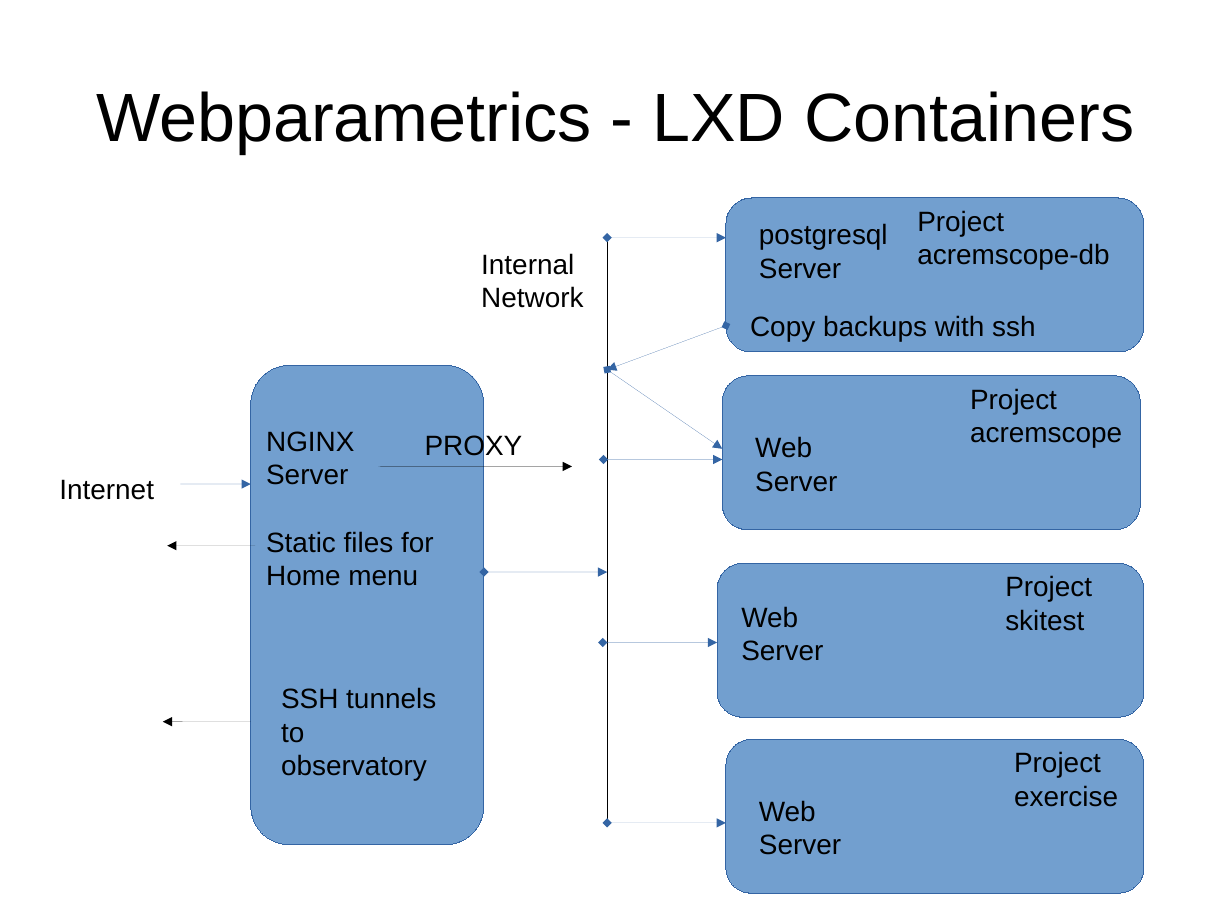
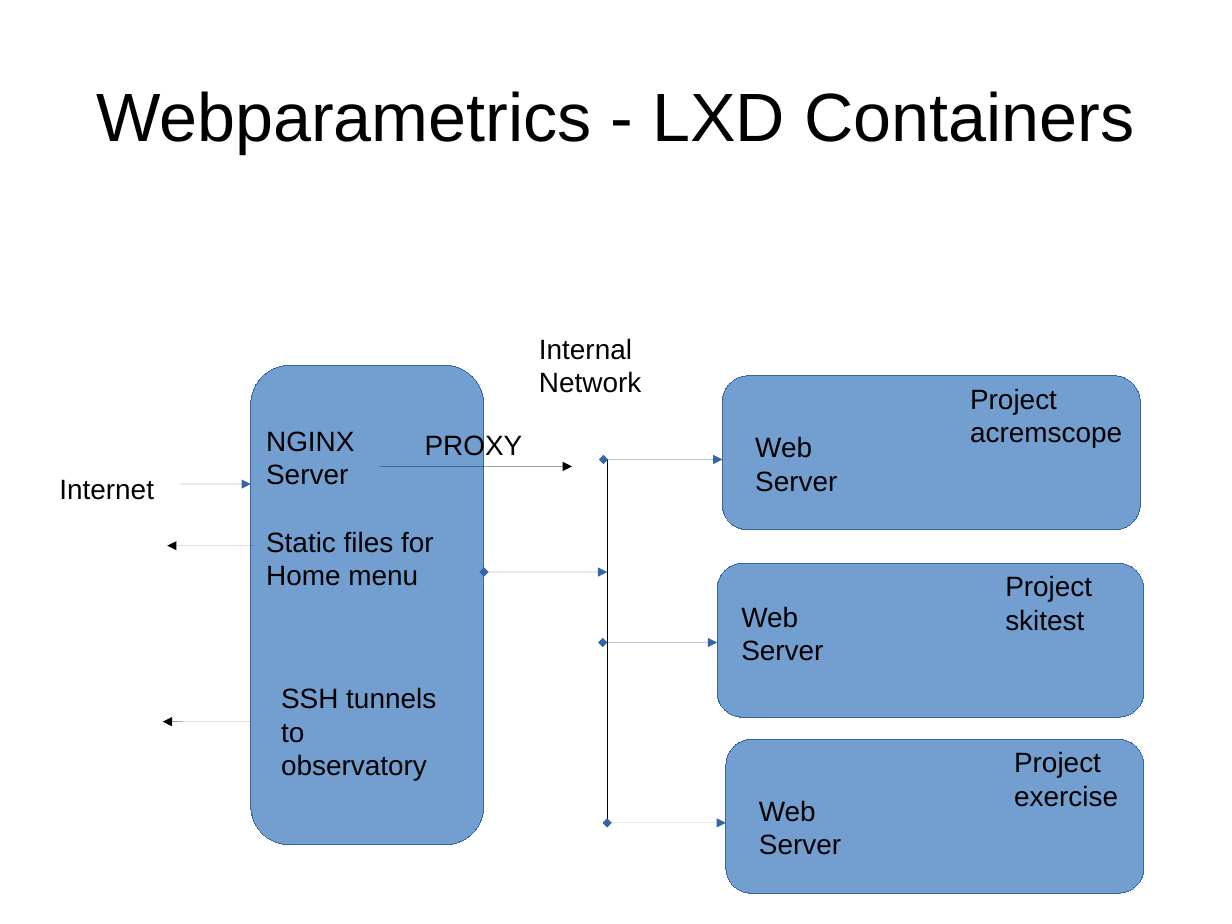
Before and after one commit to bernie-skipole/webparametrics, a slide deck: slide 1 of webparametrics.odp. Drawn at 1232x924 pixels with LibreOffice and Linux fonts; fonts in the diff are those of the drawing. Boxes give left, top, right and bottom in pixels: in the first picture for what was removed or moved away, otherwise in the second. Text is boxed around its words. In the diff, an @@ line names an element or a change of style, - is before the commit and + after.

Commit message:
Removed acremscope-db

```diff
--- a/webparametrics.odp
+++ b/webparametrics.odp
@@ rounded rectangle removed at (x1=727, y1=198, x2=1145, y2=352) @@
@@ double arrow removed from (607, 238) to (727, 238) @@
@@ text removed at (x1=759, y1=223, x2=888, y2=279) @@
-postgresql
-Server
@@ text removed at (x1=917, y1=210, x2=1109, y2=270) @@
-Project acremscope-db
@@ text "Internal Network" moved from (x1=481, y1=253, x2=583, y2=308) to (x1=539, y1=338, x2=641, y2=393) @@
@@ double arrow removed from (727, 325) to (607, 370) @@
@@ text removed at (x1=750, y1=315, x2=1035, y2=341) @@
-Copy backups with ssh
@@ double arrow removed from (607, 370) to (722, 449) @@
@@ line moved from (607, 238) - (607, 823) to (607, 459) - (607, 823) @@
```
Also in this commit, not shown: 2 other files.
